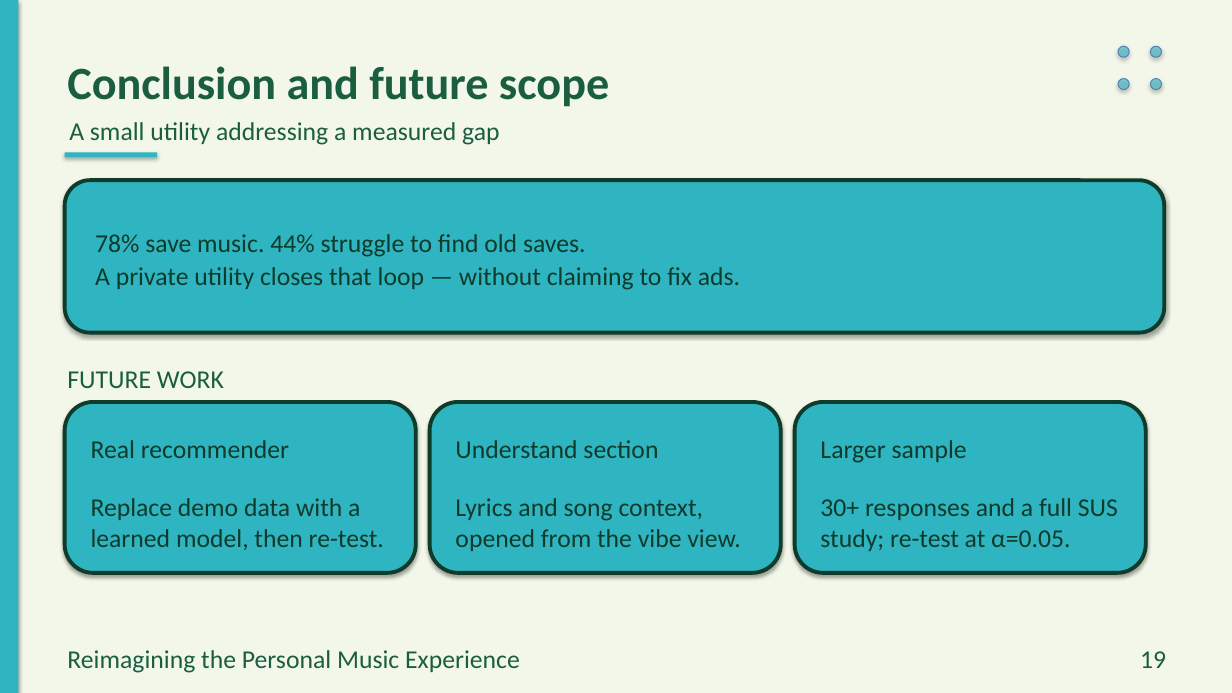
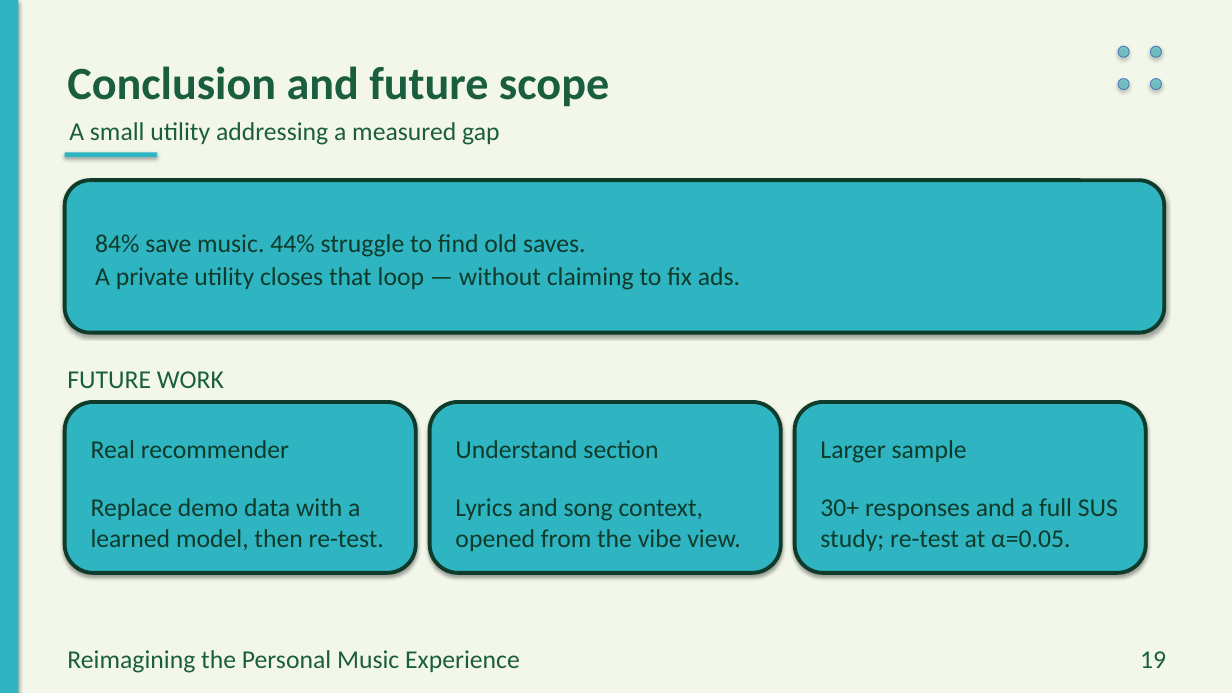
Before and after one commit to preet-kamdar/design-thinking-sem3, a slide deck: slide 19 of docs/Presentation.pptx. Drawn at 1232x693 pixels with LibreOffice and Linux fonts; fonts in the diff are those of the drawing. Boxes give left, top, right and bottom in pixels: in the first picture for what was removed or moved away, otherwise in the second. Text is boxed around its words. In the diff, an @@ line names an element or a change of style, - is before the commit and + after.

```diff
--- a/docs/Presentation.pptx
+++ b/docs/Presentation.pptx
@@ text at box(95, 234, 586, 257): text changed @@
-78% save music. 44% struggle to find old saves.
+84% save music. 44% struggle to find old saves.
```
Also in this commit, not shown: 13 other slides changed, 17 other files.
